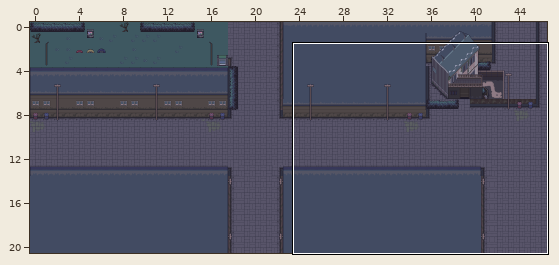
Two versions of a level (Tiled map, Output/Assets/Maps/Town/townMap.tmx). Above: a wide view before the commit, with the close-up outlined.
Close-up. As it was:
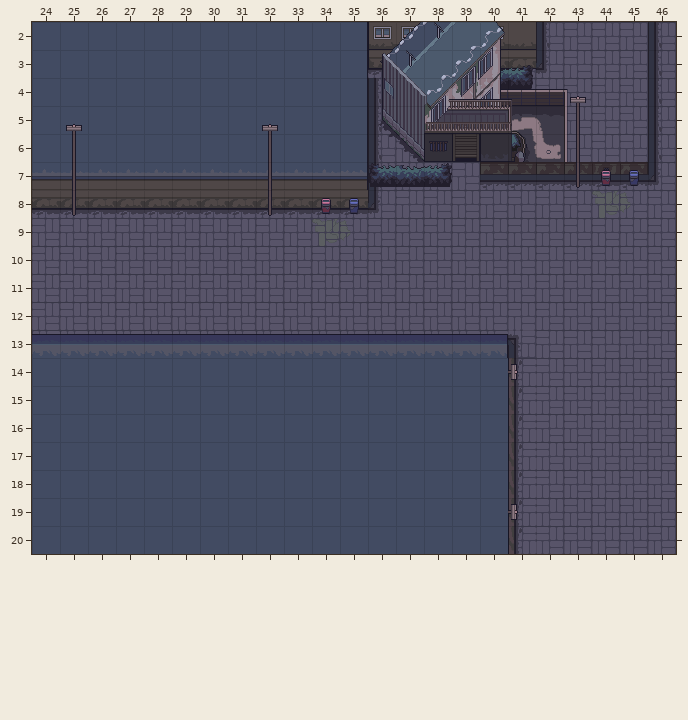
Cells are 32x32 px. Shown: x 24..46, y 2..20. The commit also changed other parts of the map, which this record leaves out.
Now the later version:
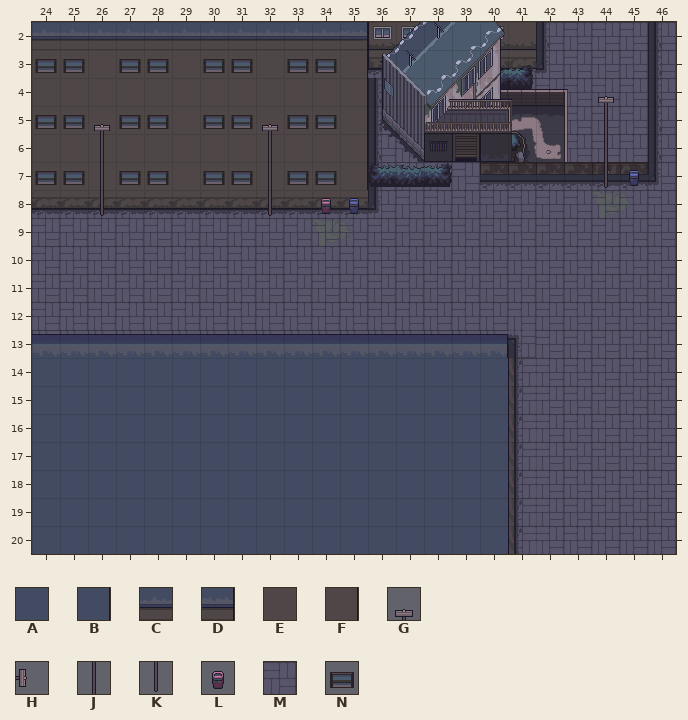
Key: from "Tilemap": A 215, B 216, C 257, D 258, E 337, F 338, G 400, H 400 turned 90, J 442, K 526, L 853, M 938, N 1014.
_ is an empty cell.
Change:
Layer "buildings":
Tile A gives way to tile C in row 2 at x 24 to 34.
Tile B gives way to tile D in row 2 at x 35.
Tile A gives way to tile E in rows 3 to 6 at x 24 to 34.
Tile C gives way to tile E in row 7 at x 24 to 34.
Tile B gives way to tile F in rows 3 to 6 at x 35.
Tile D gives way to tile F in row 7 at x 35.
Layer "details":
The edit adds tile G in row 4 at x 44; in row 5 at x 26.
Tile M gives way to tile J in row 6 at x 44.
The edit adds tile J in row 5 at x 44; in rows 6 to 7 at x 26.
Tile L gives way to tile K in row 7 at x 44.
The edit adds tile K in row 8 at x 26.
Tile G gives way to tile N in row 5 at x 25.
Tile J gives way to tile N in row 7 at x 25.
The edit adds tile N in row 3 at x 24 to 25, 27 to 28, 30 to 31 and 33 to 34; in row 5 at x 24, 27 to 28, 30 to 31 and 33 to 34; in row 7 at x 24, 27 to 28, 30 to 31 and 33 to 34.
Tile J is gone in row 6 at x 25.
Tile K is gone in row 8 at x 25.
Layer "Capa de patrones 4" (removed):
Tile G is gone in row 4 at x 43.
Tile H is gone in row 14 at x 41; in row 19 at x 41.
Tile J is gone in rows 5 to 6 at x 43.
Tile K is gone in row 7 at x 43.
Boxes around the changes in both close-ups, in picture pixels (x1, y1, x2, y2):
changed: (32, 29, 367, 216)
changed: (570, 96, 614, 188)
removed: (508, 364, 518, 380)
removed: (508, 504, 518, 520)
